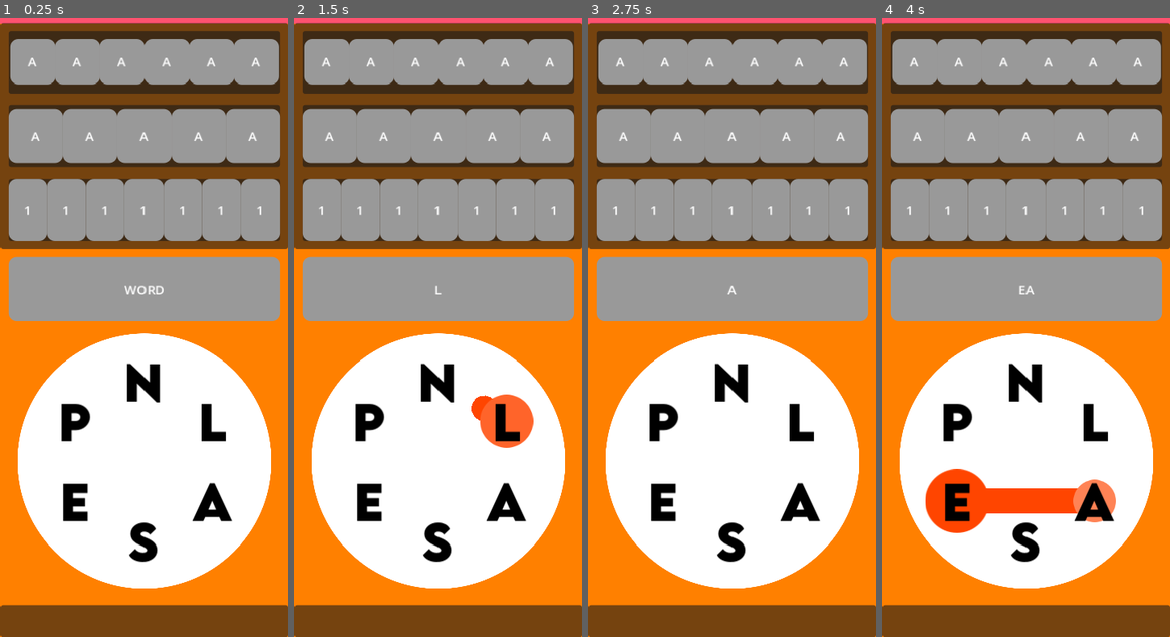
Above: before the commit, frames 1-4 (left to right).
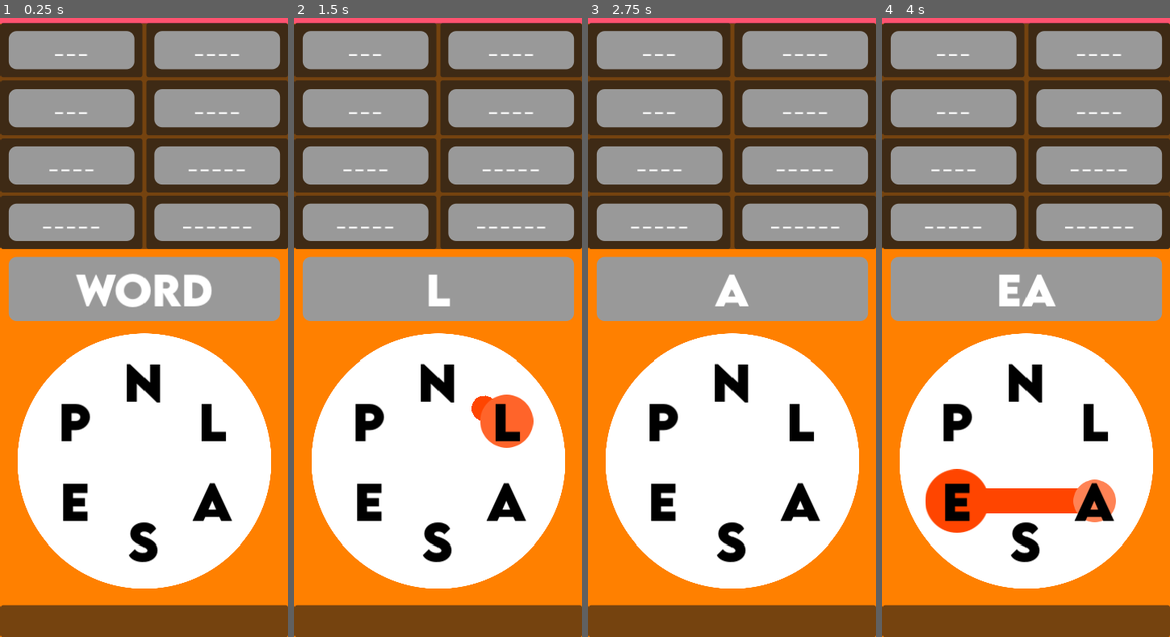
Above: after the commit, the same moments.

Repository: Kimedero/Neno-Play
Game: Godot game, scene res://main_scene.tscn
Same seed, same stepped clock (60 frames per second), same inputs: the game is played once before the commit and once after it.
Inputs (mouse positions are in pixels of both pictures, inside the frame that each line leads up to):
- Up to frame 1 (0.25 s): no input
- Up to frame 2 (1.5 s): tap Enter at 0.5 s; drag from (438, 383) to (507, 420) at 0.52 s; drag from (507, 420) to (438, 383) at 1.27 s
- Up to frame 3 (2.75 s): move the mouse to (801, 500) at 2.02 s; click (801, 500) at 2.17 s
- Up to frame 4 (4 s): tap Space at 2.75 s; drag from (1026, 537) to (1095, 500) at 2.77 s; drag from (956, 500) to (1095, 500) at 3.52 s

The runs differ from the first frame. In frame 1, 23% of the frame differs, in the area x 0-100%, y 0-47%; in frame 2, 22%; in frame 3, 22%; in frame 4, 22%.

Commit message:
Experimenting with a new way to show the found letters

Diff:
--- /dev/null
+++ b/found_words_grid_container.gd
@@ -0,0 +1,49 @@
+extends GridContainer
+
+
+# Called when the node enters the scene tree for the first time.
+func _ready() -> void:
+	print("Size 1: %s" % [size])
+	await get_tree().process_frame
+	print("Size 2: %s" % [size])
+	#await get_tree().process_frame
+	#print("Size 3: %s" % [size])
+
+	var minimum_letter_size = find_smallest_letter_size()
+	print("Min Letter SIze: %s" % [minimum_letter_size])
+	assign_minimum_letter_size_globally(minimum_letter_size)
+
+
+func assign_minimum_letter_size_globally(min_letter_size: float):
+	for word_row: Control in get_children():
+		var letter_children_array: Array = word_row.get_children()
+		for letter: Control in letter_children_array:
+			letter.size = Vector2.ONE * min_letter_size
+			letter.custom_minimum_size = Vector2.ONE * min_letter_size
+			#await get_tree().process_frame
+			letter.get_node("LetterLabel").size = Vector2.ONE * (min_letter_size-2)
+			letter.get_node("LetterLabel").custom_minimum_size = Vector2.ONE * (min_letter_size-2)
+
+
+# we scan through the word_rows and find the smallest vertical size a letter should be
+func find_smallest_letter_size() -> float:
+	var minimum_vertical_size: float
+	var minimum_horizontal_size: float
+	var smallest_vertical_division: float = size.x
+	var smallest_horizontal_size: float = size.y
+	for word_row: Control in get_children():
+		var letter_children: int = word_row.get_child_count()
+		var control_dimensions: Vector2 = word_row.size
+		var vertical_division: float = control_dimensions.x / letter_children
+
+		minimum_vertical_size = min(vertical_division, smallest_vertical_division)
+		minimum_horizontal_size = min(control_dimensions.y, smallest_horizontal_size)
+
+		smallest_vertical_division = minimum_vertical_size
+		smallest_horizontal_size = minimum_horizontal_size
+		print("Min Vert: %s - Min Ho: %s" % [minimum_vertical_size, minimum_horizontal_size])
+		#print("Word Row: %s - Size: %s - %s" % [letter_children, control_dimensions, vertical_division])
+	#print("Minimum Vertical Size: %s - Min Horizontal: Size: %s" % [minimum_vertical_size, minimum_horizontal_size])
+	return min(minimum_vertical_size, minimum_horizontal_size)
+
+#the intention is to scan through all the subdivisons and use the smallest one for all labels
--- a/letter.tscn
+++ b/letter.tscn
@@ -2,17 +2,28 @@
 
 [ext_resource type="Theme" uid="uid://b7jeweedjkdla" path="res://main_theme.tres" id="1_5gbsb"]
 
-[node name="Letter" type="Label"]
+[node name="Letter" type="Control"]
+layout_mode = 3
 anchors_preset = 15
 anchor_right = 1.0
 anchor_bottom = 1.0
-offset_left = 5.0
-offset_top = 5.0
-offset_right = -5.0
-offset_bottom = -5.0
 grow_horizontal = 2
 grow_vertical = 2
 theme = ExtResource("1_5gbsb")
-text = "A"
+
+[node name="LetterLabel" type="Label" parent="."]
+layout_mode = 1
+anchors_preset = 8
+anchor_left = 0.5
+anchor_top = 0.5
+anchor_right = 0.5
+anchor_bottom = 0.5
+offset_left = -7.0
+offset_top = -50.0
+offset_right = 7.0
+offset_bottom = 50.0
+grow_horizontal = 2
+grow_vertical = 2
+text = "_"
 horizontal_alignment = 1
 vertical_alignment = 1
--- a/main_scene.gd
+++ b/main_scene.gd
@@ -7,11 +7,17 @@
 
 @onready var dot_line_2d: Line2D = $MiddlePart/WordCircleTextureRect/DotHub/DotLine2D
 
+@onready var found_words_grid_container: GridContainer = $TopPart/FoundWordsGridContainer
+
 const DOT = preload("res://dot/dot.tscn")
 var selected_dot_array: Array[Dot]
 
+# We'll figure out a way to load this main scene with the actual letters to form words from already set
+# we also need a way to save progress
+
 var actual_letters = "NLASEP"
 @export var number_of_dots: int = 6
+
 var min_word_circle_position: float
 
 var dot_wall_offset: int = 20 ## dot's distance in pixels from the Word Circle wall
@@ -50,8 +56,6 @@
 	else:
 		min_word_circle_position = word_circle_texture_rect.size.x
 	dot_hub.position = Vector2.ONE * min_word_circle_position * 0.5
-	await get_tree().process_frame
-	#print("Dot Hub Position: %s - Global Pos: %s" % [dot_hub.position, dot_hub.global_position] )
 
 
 func place_dots():
--- a/main_scene.tscn
+++ b/main_scene.tscn
@@ -1,10 +1,11 @@
-[gd_scene load_steps=6 format=3 uid="uid://gvbdsf52q083"]
+[gd_scene load_steps=7 format=3 uid="uid://gvbdsf52q083"]
 
 [ext_resource type="Theme" uid="uid://b7jeweedjkdla" path="res://main_theme.tres" id="1_8mm7a"]
 [ext_resource type="Script" uid="uid://by2vfsylw04mb" path="res://main_scene.gd" id="2_8mm7a"]
-[ext_resource type="Script" uid="uid://cwxsedwmea7g1" path="res://word_row_size.gd" id="3_nfk4m"]
+[ext_resource type="Script" uid="uid://bkpghatcwe0s4" path="res://found_words_grid_container.gd" id="3_hq1ik"]
 [ext_resource type="PackedScene" uid="uid://cw1m6t16es0w1" path="res://letter.tscn" id="4_66tet"]
 [ext_resource type="Texture2D" uid="uid://t1jkrjb6pyo3" path="res://Images/MainDot.svg" id="5_7ycvg"]
+[ext_resource type="FontFile" uid="uid://7cf3304i5wno" path="res://dot/dot_fonts/LEMONMILK-Bold.otf" id="5_hq1ik"]
 
 [node name="MainScene" type="Control"]
 layout_mode = 3
@@ -47,197 +48,262 @@
 grow_vertical = 2
 mouse_filter = 2
 
-[node name="GridContainer" type="GridContainer" parent="TopPart"]
-layout_mode = 1
-anchors_preset = -1
-anchor_right = 1.0
-anchor_bottom = 1.0
-offset_left = 5.0
-offset_top = 5.0
-offset_right = -5.0
-offset_bottom = -5.0
-grow_horizontal = 2
-grow_vertical = 2
-mouse_filter = 2
-
-[node name="WordRow" type="Control" parent="TopPart/GridContainer"]
-layout_mode = 2
-size_flags_horizontal = 3
-size_flags_vertical = 3
-mouse_filter = 2
-script = ExtResource("3_nfk4m")
-
-[node name="Panel" type="Panel" parent="TopPart/GridContainer/WordRow"]
-layout_mode = 1
-anchors_preset = -1
-anchor_right = 1.0
-anchor_bottom = 1.0
-offset_left = 5.0
-offset_top = 5.0
-offset_right = -5.0
-offset_bottom = -5.0
-grow_horizontal = 2
-grow_vertical = 2
-mouse_filter = 2
-
-[node name="HBoxContainer" type="HBoxContainer" parent="TopPart/GridContainer/WordRow/Panel"]
-layout_mode = 1
-anchors_preset = 15
-anchor_right = 1.0
-anchor_bottom = 1.0
-grow_horizontal = 2
-grow_vertical = 2
+[node name="FoundWordsGridContainer" type="GridContainer" parent="TopPart"]
+visible = false
+layout_mode = 1
+anchors_preset = -1
+anchor_right = 1.0
+anchor_bottom = 1.0
+offset_left = 10.0
+offset_top = 10.0
+offset_right = -10.0
+offset_bottom = -10.0
+grow_horizontal = 2
+grow_vertical = 2
+mouse_filter = 2
+theme_override_constants/h_separation = 0
+theme_override_constants/v_separation = 0
+columns = 2
+script = ExtResource("3_hq1ik")
+
+[node name="WordRow" type="HBoxContainer" parent="TopPart/FoundWordsGridContainer"]
+layout_mode = 2
+size_flags_horizontal = 3
+size_flags_vertical = 3
 mouse_filter = 2
 theme_override_constants/separation = 0
 alignment = 1
 
-[node name="Letter" parent="TopPart/GridContainer/WordRow/Panel/HBoxContainer" instance=ExtResource("4_66tet")]
-layout_mode = 2
-
-[node name="Letter2" parent="TopPart/GridContainer/WordRow/Panel/HBoxContainer" instance=ExtResource("4_66tet")]
-layout_mode = 2
-
-[node name="Letter3" parent="TopPart/GridContainer/WordRow/Panel/HBoxContainer" instance=ExtResource("4_66tet")]
-layout_mode = 2
-
-[node name="Letter4" parent="TopPart/GridContainer/WordRow/Panel/HBoxContainer" instance=ExtResource("4_66tet")]
-layout_mode = 2
-
-[node name="Letter5" parent="TopPart/GridContainer/WordRow/Panel/HBoxContainer" instance=ExtResource("4_66tet")]
-layout_mode = 2
-
-[node name="Letter6" parent="TopPart/GridContainer/WordRow/Panel/HBoxContainer" instance=ExtResource("4_66tet")]
-layout_mode = 2
-
-[node name="WordRow2" type="Control" parent="TopPart/GridContainer"]
-layout_mode = 2
-size_flags_horizontal = 3
-size_flags_vertical = 3
-mouse_filter = 2
-script = ExtResource("3_nfk4m")
-
-[node name="Panel" type="Panel" parent="TopPart/GridContainer/WordRow2"]
-layout_mode = 1
-anchors_preset = -1
-anchor_right = 1.0
-anchor_bottom = 1.0
-offset_left = 5.0
-offset_top = 5.0
-offset_right = -5.0
-offset_bottom = -5.0
-grow_horizontal = 2
-grow_vertical = 2
-mouse_filter = 2
-
-[node name="HBoxContainer" type="HBoxContainer" parent="TopPart/GridContainer/WordRow2/Panel"]
-layout_mode = 1
-anchors_preset = 15
-anchor_right = 1.0
-anchor_bottom = 1.0
-grow_horizontal = 2
-grow_vertical = 2
+[node name="Letter" parent="TopPart/FoundWordsGridContainer/WordRow" instance=ExtResource("4_66tet")]
+layout_mode = 2
+
+[node name="Letter2" parent="TopPart/FoundWordsGridContainer/WordRow" instance=ExtResource("4_66tet")]
+layout_mode = 2
+
+[node name="Letter3" parent="TopPart/FoundWordsGridContainer/WordRow" instance=ExtResource("4_66tet")]
+layout_mode = 2
+
+[node name="Letter4" parent="TopPart/FoundWordsGridContainer/WordRow" instance=ExtResource("4_66tet")]
+layout_mode = 2
+
+[node name="WordRow2" type="HBoxContainer" parent="TopPart/FoundWordsGridContainer"]
+layout_mode = 2
+size_flags_horizontal = 3
+size_flags_vertical = 3
 mouse_filter = 2
 theme_override_constants/separation = 0
 alignment = 1
 
-[node name="Letter" parent="TopPart/GridContainer/WordRow2/Panel/HBoxContainer" instance=ExtResource("4_66tet")]
-layout_mode = 2
-
-[node name="Letter2" parent="TopPart/GridContainer/WordRow2/Panel/HBoxContainer" instance=ExtResource("4_66tet")]
-layout_mode = 2
-
-[node name="Letter3" parent="TopPart/GridContainer/WordRow2/Panel/HBoxContainer" instance=ExtResource("4_66tet")]
-layout_mode = 2
-
-[node name="Letter4" parent="TopPart/GridContainer/WordRow2/Panel/HBoxContainer" instance=ExtResource("4_66tet")]
-layout_mode = 2
-
-[node name="Letter5" parent="TopPart/GridContainer/WordRow2/Panel/HBoxContainer" instance=ExtResource("4_66tet")]
-layout_mode = 2
-
-[node name="WordRow3" type="Control" parent="TopPart/GridContainer"]
-layout_mode = 2
-size_flags_horizontal = 3
-size_flags_vertical = 3
-mouse_filter = 2
-
-[node name="Panel" type="Panel" parent="TopPart/GridContainer/WordRow3"]
-layout_mode = 1
-anchors_preset = -1
-anchor_right = 1.0
-anchor_bottom = 1.0
-offset_left = 5.0
-offset_top = 5.0
-offset_right = -5.0
-offset_bottom = -5.0
-grow_horizontal = 2
-grow_vertical = 2
-mouse_filter = 2
-
-[node name="HBoxContainer" type="HBoxContainer" parent="TopPart/GridContainer/WordRow3/Panel"]
-layout_mode = 1
-anchors_preset = 15
-anchor_right = 1.0
-anchor_bottom = 1.0
-grow_horizontal = 2
-grow_vertical = 2
+[node name="Letter" parent="TopPart/FoundWordsGridContainer/WordRow2" instance=ExtResource("4_66tet")]
+layout_mode = 2
+
+[node name="Letter2" parent="TopPart/FoundWordsGridContainer/WordRow2" instance=ExtResource("4_66tet")]
+layout_mode = 2
+
+[node name="Letter3" parent="TopPart/FoundWordsGridContainer/WordRow2" instance=ExtResource("4_66tet")]
+layout_mode = 2
+
+[node name="Letter4" parent="TopPart/FoundWordsGridContainer/WordRow2" instance=ExtResource("4_66tet")]
+layout_mode = 2
+
+[node name="Letter5" parent="TopPart/FoundWordsGridContainer/WordRow2" instance=ExtResource("4_66tet")]
+layout_mode = 2
+
+[node name="WordRow3" type="HBoxContainer" parent="TopPart/FoundWordsGridContainer"]
+layout_mode = 2
+size_flags_horizontal = 3
+size_flags_vertical = 3
 mouse_filter = 2
 theme_override_constants/separation = 0
 alignment = 1
 
-[node name="Label" type="Label" parent="TopPart/GridContainer/WordRow3/Panel/HBoxContainer"]
-layout_mode = 2
-size_flags_horizontal = 3
-size_flags_vertical = 1
-text = "1"
-horizontal_alignment = 1
-vertical_alignment = 1
-
-[node name="Label2" type="Label" parent="TopPart/GridContainer/WordRow3/Panel/HBoxContainer"]
-layout_mode = 2
-size_flags_horizontal = 3
-size_flags_vertical = 1
-text = "1"
-horizontal_alignment = 1
-vertical_alignment = 1
-
-[node name="Label3" type="Label" parent="TopPart/GridContainer/WordRow3/Panel/HBoxContainer"]
-layout_mode = 2
-size_flags_horizontal = 3
-size_flags_vertical = 1
-text = "1"
-horizontal_alignment = 1
-vertical_alignment = 1
-
-[node name="Label4" type="Label" parent="TopPart/GridContainer/WordRow3/Panel/HBoxContainer"]
-layout_mode = 2
-size_flags_horizontal = 3
-size_flags_vertical = 1
-text = "1"
-horizontal_alignment = 1
-vertical_alignment = 1
-
-[node name="Label5" type="Label" parent="TopPart/GridContainer/WordRow3/Panel/HBoxContainer"]
-layout_mode = 2
-size_flags_horizontal = 3
-size_flags_vertical = 1
-text = "1"
-horizontal_alignment = 1
-vertical_alignment = 1
-
-[node name="Label6" type="Label" parent="TopPart/GridContainer/WordRow3/Panel/HBoxContainer"]
-layout_mode = 2
-size_flags_horizontal = 3
-size_flags_vertical = 1
-text = "1"
-horizontal_alignment = 1
-vertical_alignment = 1
-
-[node name="Label7" type="Label" parent="TopPart/GridContainer/WordRow3/Panel/HBoxContainer"]
-layout_mode = 2
-size_flags_horizontal = 3
-size_flags_vertical = 1
-text = "1"
+[node name="Letter" parent="TopPart/FoundWordsGridContainer/WordRow3" instance=ExtResource("4_66tet")]
+layout_mode = 2
+
+[node name="Letter2" parent="TopPart/FoundWordsGridContainer/WordRow3" instance=ExtResource("4_66tet")]
+layout_mode = 2
+
+[node name="Letter3" parent="TopPart/FoundWordsGridContainer/WordRow3" instance=ExtResource("4_66tet")]
+layout_mode = 2
+
+[node name="WordRow4" type="HBoxContainer" parent="TopPart/FoundWordsGridContainer"]
+layout_mode = 2
+size_flags_horizontal = 3
+size_flags_vertical = 3
+mouse_filter = 2
+theme_override_constants/separation = 0
+alignment = 1
+
+[node name="Letter" parent="TopPart/FoundWordsGridContainer/WordRow4" instance=ExtResource("4_66tet")]
+layout_mode = 2
+
+[node name="Letter2" parent="TopPart/FoundWordsGridContainer/WordRow4" instance=ExtResource("4_66tet")]
+layout_mode = 2
+
+[node name="Letter3" parent="TopPart/FoundWordsGridContainer/WordRow4" instance=ExtResource("4_66tet")]
+layout_mode = 2
+
+[node name="Letter4" parent="TopPart/FoundWordsGridContainer/WordRow4" instance=ExtResource("4_66tet")]
+layout_mode = 2
+
+[node name="WordGridContainer" type="GridContainer" parent="TopPart"]
+layout_mode = 1
+anchors_preset = 15
+anchor_right = 1.0
+anchor_bottom = 1.0
+grow_horizontal = 2
+grow_vertical = 2
+columns = 2
+
+[node name="WorldPanel" type="Panel" parent="TopPart/WordGridContainer"]
+layout_mode = 2
+size_flags_horizontal = 3
+size_flags_vertical = 3
+
+[node name="WordLabel" type="Label" parent="TopPart/WordGridContainer/WorldPanel"]
+layout_mode = 1
+anchors_preset = -1
+anchor_right = 1.0
+anchor_bottom = 1.0
+offset_left = 10.0
+offset_top = 10.0
+offset_right = -10.0
+offset_bottom = -10.0
+grow_horizontal = 2
+text = "_ _ _"
+horizontal_alignment = 1
+vertical_alignment = 1
+
+[node name="WorldPanel2" type="Panel" parent="TopPart/WordGridContainer"]
+layout_mode = 2
+size_flags_horizontal = 3
+size_flags_vertical = 3
+
+[node name="WordLabel" type="Label" parent="TopPart/WordGridContainer/WorldPanel2"]
+layout_mode = 1
+anchors_preset = -1
+anchor_right = 1.0
+anchor_bottom = 1.0
+offset_left = 10.0
+offset_top = 10.0
+offset_right = -10.0
+offset_bottom = -10.0
+grow_horizontal = 2
+text = "_ _ _ _"
+horizontal_alignment = 1
+vertical_alignment = 1
+
+[node name="WorldPanel3" type="Panel" parent="TopPart/WordGridContainer"]
+layout_mode = 2
+size_flags_horizontal = 3
+size_flags_vertical = 3
+
+[node name="WordLabel" type="Label" parent="TopPart/WordGridContainer/WorldPanel3"]
+layout_mode = 1
+anchors_preset = -1
+anchor_right = 1.0
+anchor_bottom = 1.0
+offset_left = 10.0
+offset_top = 10.0
+offset_right = -10.0
+offset_bottom = -10.0
+grow_horizontal = 2
+text = "_ _ _"
+horizontal_alignment = 1
+vertical_alignment = 1
+
+[node name="WorldPanel4" type="Panel" parent="TopPart/WordGridContainer"]
+layout_mode = 2
+size_flags_horizontal = 3
+size_flags_vertical = 3
+
+[node name="WordLabel" type="Label" parent="TopPart/WordGridContainer/WorldPanel4"]
+layout_mode = 1
+anchors_preset = -1
+anchor_right = 1.0
+anchor_bottom = 1.0
+offset_left = 10.0
+offset_top = 10.0
+offset_right = -10.0
+offset_bottom = -10.0
+grow_horizontal = 2
+text = "_ _ _ _"
+horizontal_alignment = 1
+vertical_alignment = 1
+
+[node name="WorldPanel5" type="Panel" parent="TopPart/WordGridContainer"]
+layout_mode = 2
+size_flags_horizontal = 3
+size_flags_vertical = 3
+
+[node name="WordLabel" type="Label" parent="TopPart/WordGridContainer/WorldPanel5"]
+layout_mode = 1
+anchors_preset = -1
+anchor_right = 1.0
+anchor_bottom = 1.0
+offset_left = 10.0
+offset_top = 10.0
+offset_right = -10.0
+offset_bottom = -10.0
+grow_horizontal = 2
+text = "_ _ _ _"
+horizontal_alignment = 1
+vertical_alignment = 1
+
+[node name="WorldPanel6" type="Panel" parent="TopPart/WordGridContainer"]
+layout_mode = 2
+size_flags_horizontal = 3
+size_flags_vertical = 3
+
+[node name="WordLabel" type="Label" parent="TopPart/WordGridContainer/WorldPanel6"]
+layout_mode = 1
+anchors_preset = -1
+anchor_right = 1.0
+anchor_bottom = 1.0
+offset_left = 10.0
+offset_top = 10.0
+offset_right = -10.0
+offset_bottom = -10.0
+grow_horizontal = 2
+text = "_ _ _ _ _"
+horizontal_alignment = 1
+vertical_alignment = 1
+
+[node name="WorldPanel7" type="Panel" parent="TopPart/WordGridContainer"]
+layout_mode = 2
+size_flags_horizontal = 3
+size_flags_vertical = 3
+
+[node name="WordLabel" type="Label" parent="TopPart/WordGridContainer/WorldPanel7"]
+layout_mode = 1
+anchors_preset = -1
+anchor_right = 1.0
+anchor_bottom = 1.0
+offset_left = 10.0
+offset_top = 10.0
+offset_right = -10.0
+offset_bottom = -10.0
+grow_horizontal = 2
+text = "_ _ _ _ _"
+horizontal_alignment = 1
+vertical_alignment = 1
+
+[node name="WorldPanel8" type="Panel" parent="TopPart/WordGridContainer"]
+layout_mode = 2
+size_flags_horizontal = 3
+size_flags_vertical = 3
+
+[node name="WordLabel" type="Label" parent="TopPart/WordGridContainer/WorldPanel8"]
+layout_mode = 1
+anchors_preset = -1
+anchor_right = 1.0
+anchor_bottom = 1.0
+offset_left = 10.0
+offset_top = 10.0
+offset_right = -10.0
+offset_bottom = -10.0
+grow_horizontal = 2
+text = "_ _ _ _ _ _"
 horizontal_alignment = 1
 vertical_alignment = 1
 
@@ -270,6 +336,8 @@
 anchor_bottom = 1.0
 grow_horizontal = 2
 grow_vertical = 2
+theme_override_fonts/font = ExtResource("5_hq1ik")
+theme_override_font_sizes/font_size = 50
 text = "WORD"
 horizontal_alignment = 1
 vertical_alignment = 1
--- a/main_theme.tres
+++ b/main_theme.tres
@@ -1,4 +1,6 @@
-[gd_resource type="Theme" load_steps=2 format=3 uid="uid://b7jeweedjkdla"]
+[gd_resource type="Theme" load_steps=3 format=3 uid="uid://b7jeweedjkdla"]
+
+[ext_resource type="FontFile" uid="uid://7cf3304i5wno" path="res://dot/dot_fonts/LEMONMILK-Bold.otf" id="1_470mv"]
 
 [sub_resource type="StyleBoxFlat" id="StyleBoxFlat_37kl0"]
 corner_radius_top_left = 10
@@ -7,4 +9,5 @@
 corner_radius_bottom_left = 10
 
 [resource]
+Label/fonts/font = ExtResource("1_470mv")
 Label/styles/normal = SubResource("StyleBoxFlat_37kl0")
Binary file added: dot/dot_fonts/rebelton-medium.ttf
Not shown, added: found_words_grid_container.gd.uid
